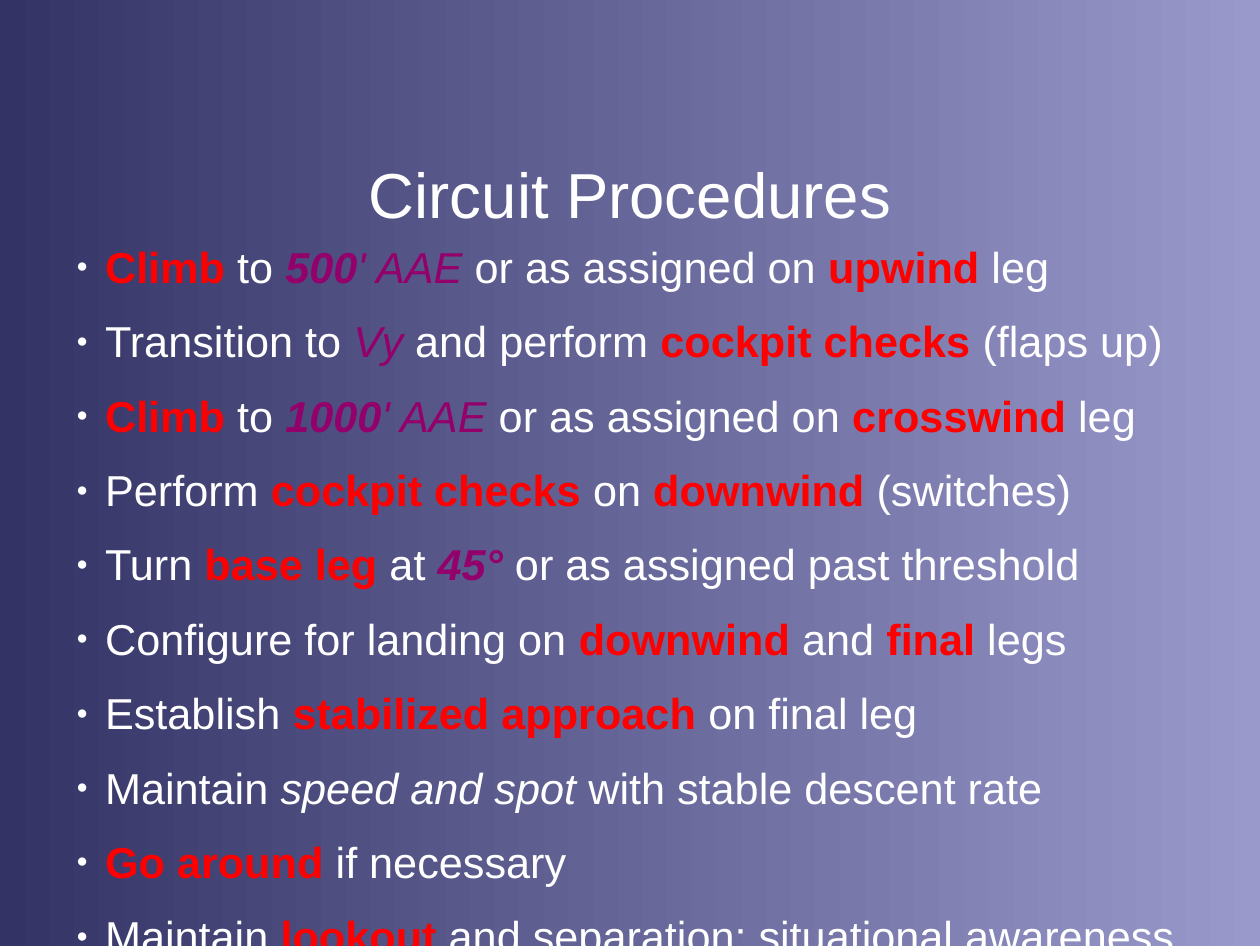
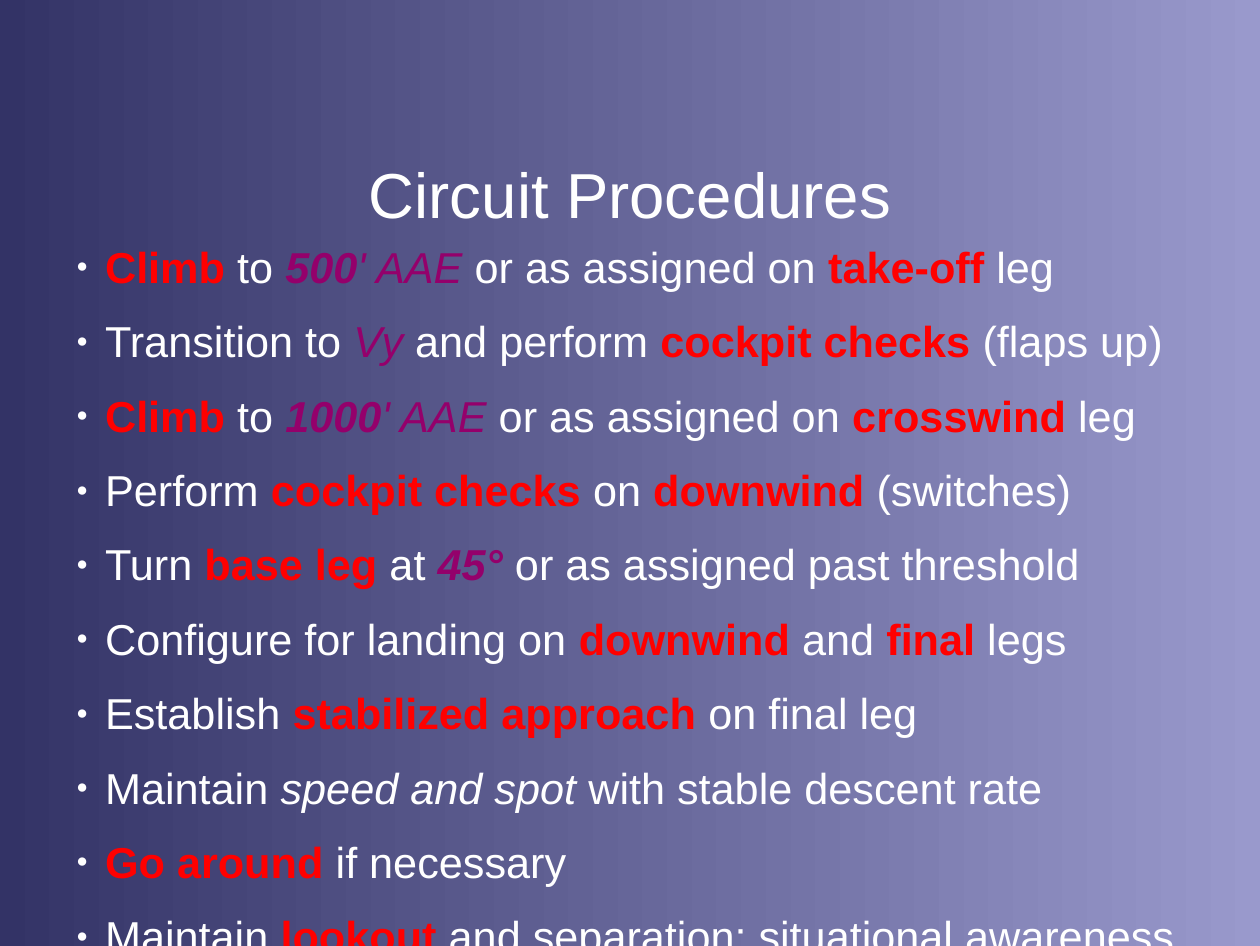
Before and after one commit to stephanheinemann/flight, a slide deck: slide 6 of FI/Circuits/Circuits.odp. Drawn at 1260x946 pixels with LibreOffice and Linux fonts; fonts in the diff are those of the drawing; background and template pictures are left out. Boxes give left, top, right and bottom in pixels: in the first picture for what was removed or moved away, otherwise in the second. Text is boxed around its words. In the diff, an @@ line names an element or a change of style, - is before the commit and + after.

Commit message:
extended circuit presentation

```diff
--- a/FI/Circuits/Circuits.odp
+++ b/FI/Circuits/Circuits.odp
@@ text at (105,251,1054,291): text changed @@
-● Climb to 500' AAE or as assigned on upwind leg
+● Climb to 500' AAE or as assigned on take-off leg
```
Also in this commit, not shown: 8 slides added, 1 other file.
